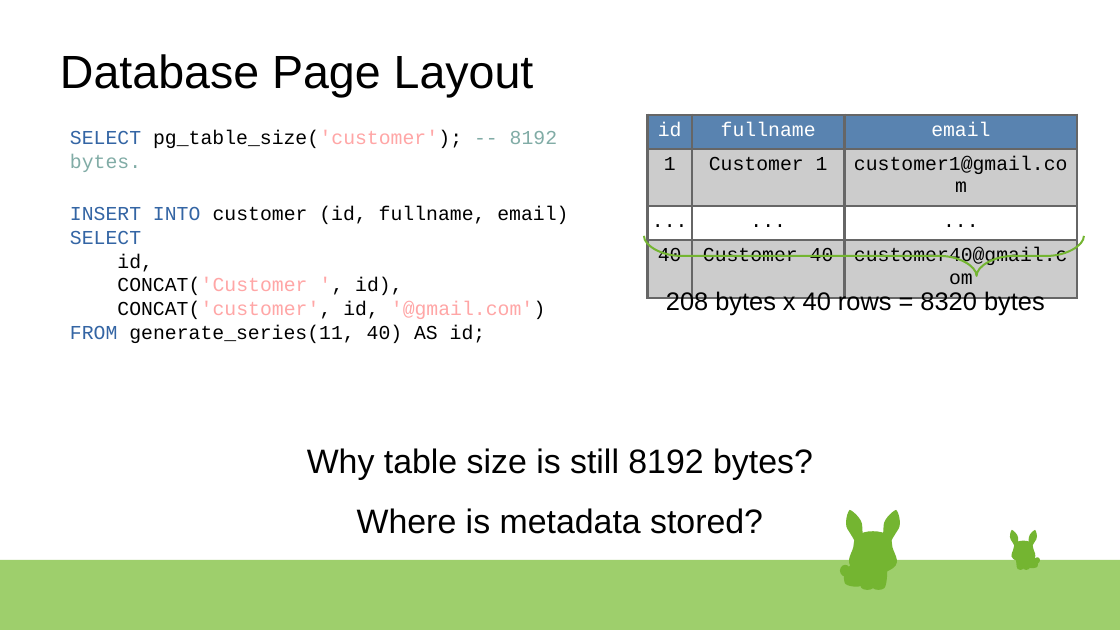
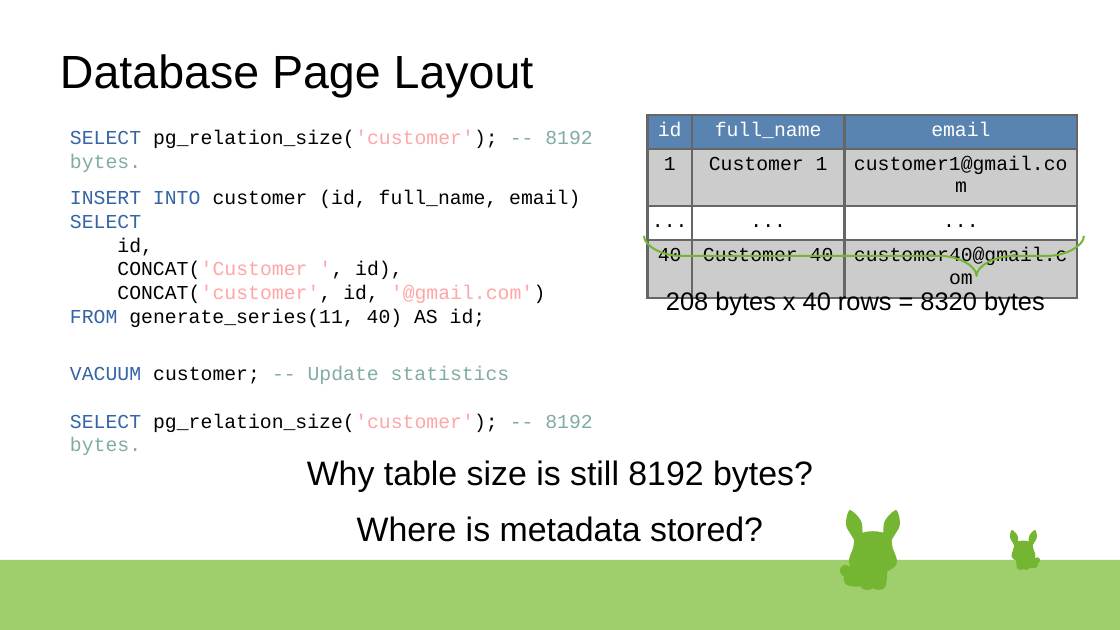
Before and after one commit to rsibanez89/postgres-indexing, a slide deck: slide 4 of Presentation.odp (slide 5 before the commit). Drawn at 1120x630 pixels with LibreOffice and Linux fonts; fonts in the diff are those of the drawing. Boxes give left, top, right and bottom in pixels: in the first picture for what was removed or moved away, otherwise in the second. Text is boxed around its words. In the diff, an @@ line names an element or a change of style, - is before the commit and + after.

```diff
--- a/Presentation.odp
+++ b/Presentation.odp
@@ table at bbox=[647, 115, 1077, 271] @@
-row 1, column 2: fullname
+row 1, column 2: full_name
@@ text at bbox=[70, 130, 592, 172]: text changed @@
-SELECT pg_table_size('customer'); -- 8192 bytes.
+SELECT pg_relation_size('customer'); -- 8192 bytes.
@@ text "INSERT INTO customer (id, full_name, ...": place and size @@
-text "INSERT INTO customer (id, full_name, ..." at bbox=[70, 206, 568, 343]
+text "INSERT INTO customer (id, full_name, ..." at bbox=[70, 190, 580, 327]
@@ text at bbox=[70, 190, 580, 208]: text changed @@
-INSERT INTO customer (id, fullname, email)
+INSERT INTO customer (id, full_name, email)
@@ text added at bbox=[70, 366, 592, 455], 14 pt, text #81ACA6 @@
+VACUUM customer; -- Update statistics
+SELECT pg_relation_size('customer'); -- 8192 bytes.
@@ text "Why table size is still ...": place and size @@
-text "Why table size is still ..." at bbox=[307, 448, 813, 480]
+text "Why table size is still ..." at bbox=[307, 460, 813, 492]
@@ text "Where is metadata stored?": place and size @@
-text "Where is metadata stored?" at bbox=[357, 508, 763, 534]
+text "Where is metadata stored?" at bbox=[357, 516, 763, 542]
```
Also in this commit, not shown: 5 other slides changed, 2 slides added, 1 slide removed, 8 other files.
